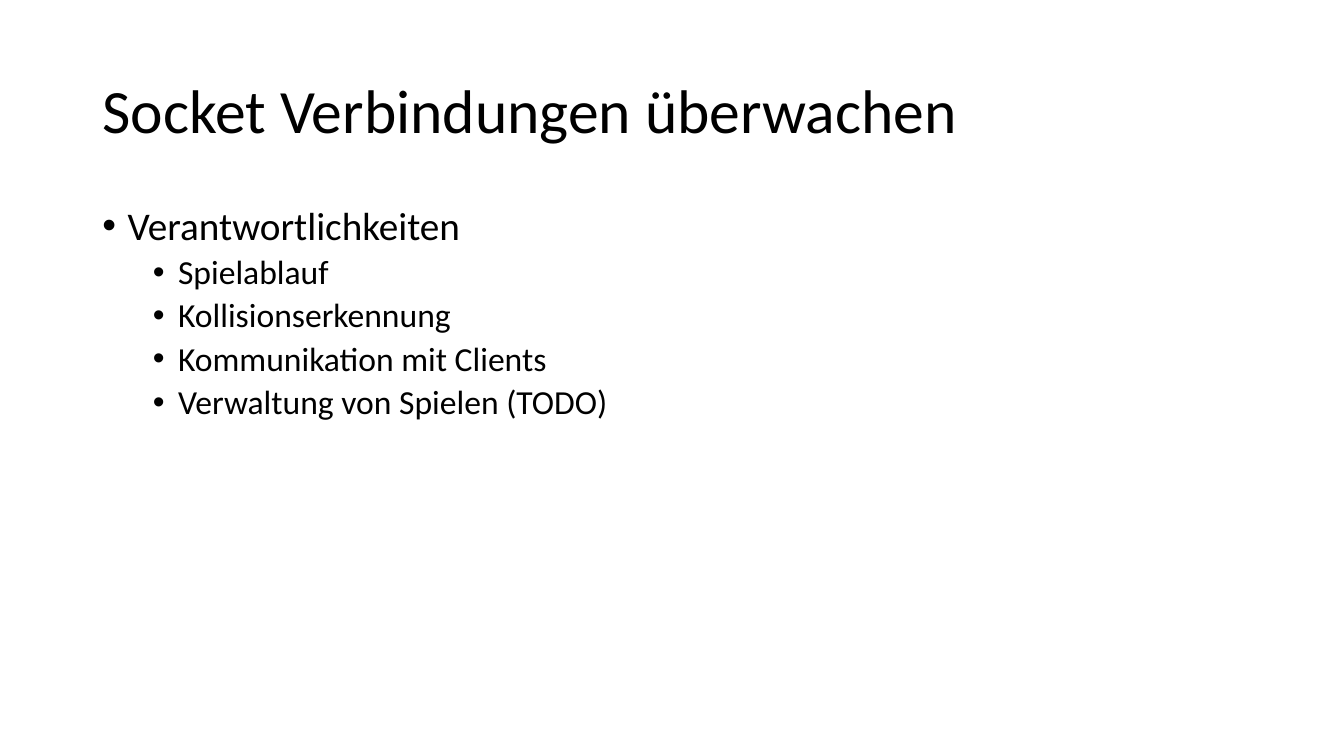
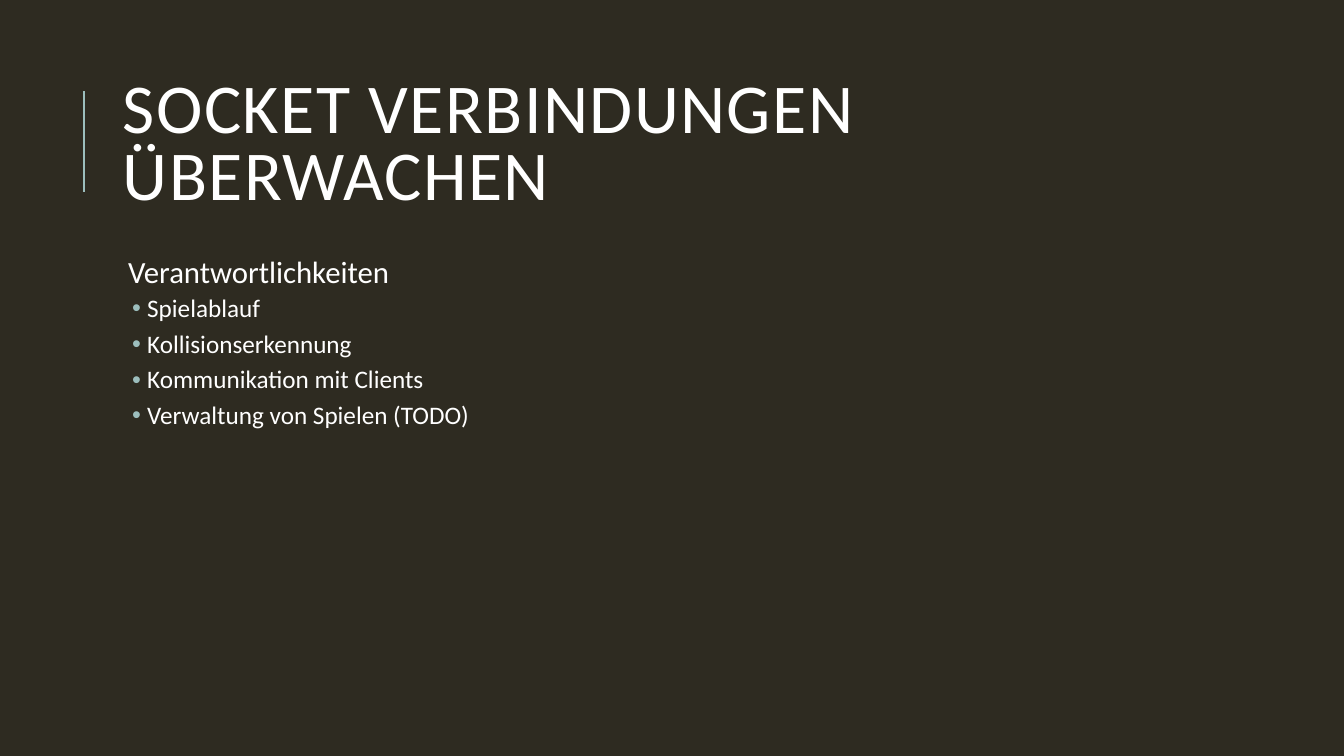
Before and after one commit to Toixinhell/Versteckies, a slide deck: slide 12 of Fangies.pptx. Drawn at 1344x756 pixels with LibreOffice and Linux fonts; fonts in the diff are those of the drawing. Boxes give left, top, right and bottom in pixels: in the first picture for what was removed or moved away, otherwise in the second. Text is boxed around its words. In the diff, an @@ line names an element or a change of style, - is before the commit and + after.

Commit message:
nice layout?

```diff
--- a/Fangies.pptx
+++ b/Fangies.pptx
@@ background #FFFFFF to #2E2B21 @@
@@ title at bbox=[123, 87, 853, 201]: text changed; size 44 to 50 pt; text colour #000000 to #FFFFFF @@
-Socket Verbindungen überwachen
+SOCKET VERBINDUNGEN ÜBERWACHEN
@@ line added from (84, 192) to (84, 91), #9CBEBD 1.5 pt @@
@@ text "Verantwortlichkeiten": place and size @@
-text "Verantwortlichkeiten" at bbox=[128, 212, 607, 420]
+text "Verantwortlichkeiten" at bbox=[128, 261, 469, 429]
@@ text "Verantwortlichkeiten" at bbox=[128, 261, 469, 429]: size 28 to 22 pt in "Verantwortlichkeiten"; text colour #000000 to #FFFFFF; size 24 to 18 pt in "Spielablauf", "Kollisionserkennung", "Kommunikation mit Clients", "Verwaltung von Spielen (TODO)"; bullet • to  ; more space between paragraphs; indent changed @@
```
Also in this commit, not shown: 15 other slides changed.
